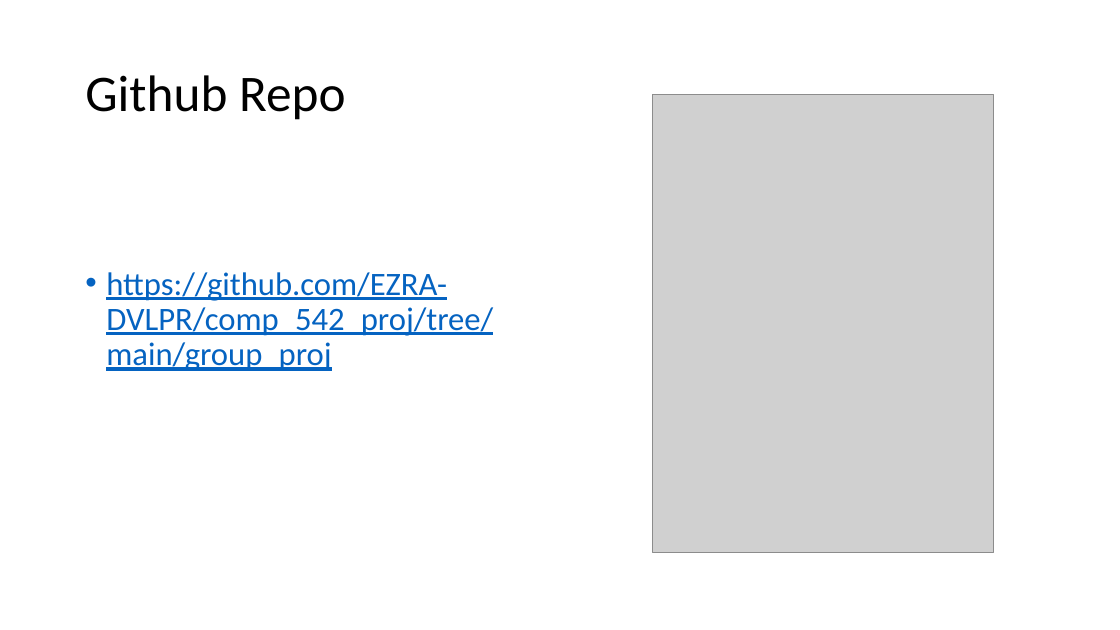
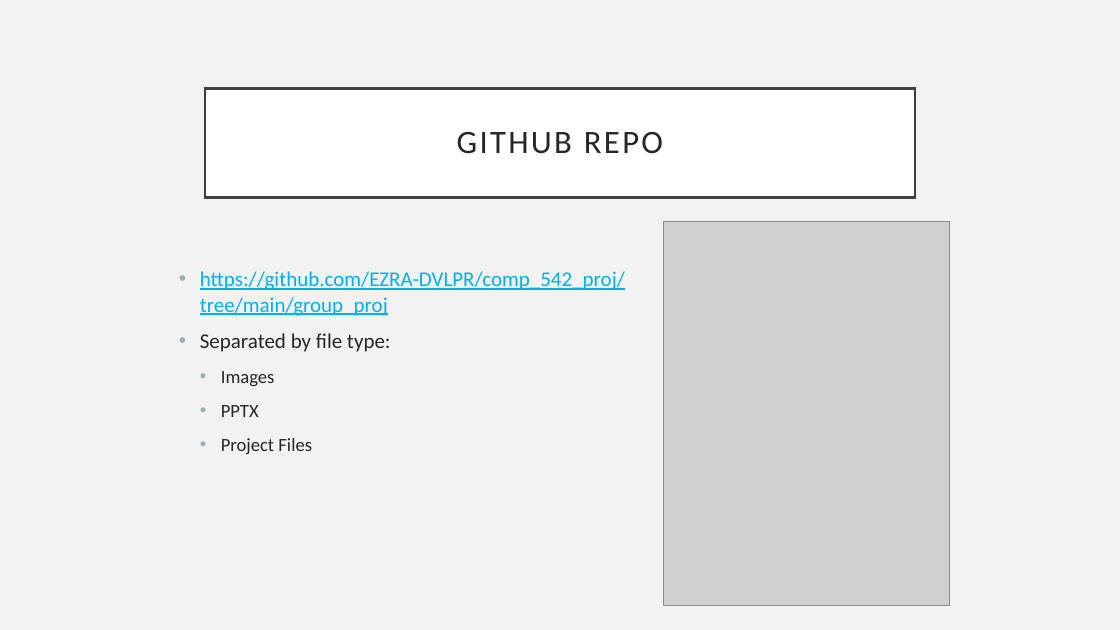
Before and after one commit to EZRA-DVLPR/MachineLearning-Comp542, a slide deck: slide 6 of group_proj/presentations/projPres1.pptx. Drawn at 1120x630 pixels with LibreOffice and Linux fonts; fonts in the diff are those of the drawing; grey boxes stand for pictures. Boxes give left, top, right and bottom in pixels: in the first picture for what was removed or moved away, otherwise in the second. Text is boxed around its words. In the diff, an @@ line names an element or a change of style, - is before the commit and + after.

```diff
--- a/group_proj/presentations/projPres1.pptx
+++ b/group_proj/presentations/projPres1.pptx
@@ background #FFFFFF to #F2F2F2 @@
@@ title "GITHUB REPO": place and size @@
-title "GITHUB REPO" at <box>85,75,346,120</box>
+title "GITHUB REPO" at <box>205,88,915,197</box>
@@ title "GITHUB REPO" at <box>205,88,915,197</box>: fill none to #FFFFFF; outline none to #404040 2.5 pt @@
@@ title at <box>457,132,663,154</box>: text changed; size 44 to 28 pt; text colour #000000 to #262626 @@
-Github Repo
+GITHUB REPO
@@ picture: place and size @@
-picture at <box>653,94,994,553</box>
+picture at <box>664,221,949,606</box>
@@ text "https://github.com/EZRA-DVLPR/comp_542_proj/tree/main/group_ ...": place and size @@
-text "https://github.com/EZRA-DVLPR/comp_542_proj/tree/main/group_ ..." at <box>106,272,493,371</box>
+text "https://github.com/EZRA-DVLPR/comp_542_proj/tree/main/group_ ..." at <box>200,271,625,454</box>
@@ text at <box>200,271,625,316</box>: size 28 to 18 pt, text colour #0563C1 to #00B0F0 in "https://github.com/EZRA-DVLPR/comp_542_proj/tree/main/group_ ..."; line spacing 0.9 to 1 @@
@@ text at <box>200,333,391,454</box>: paragraphs added @@
+• Separated by file type:
+  • Images
+  • PPTX
+  • Project Files
```
Also in this commit, not shown: 6 other slides changed, 3 other files.
